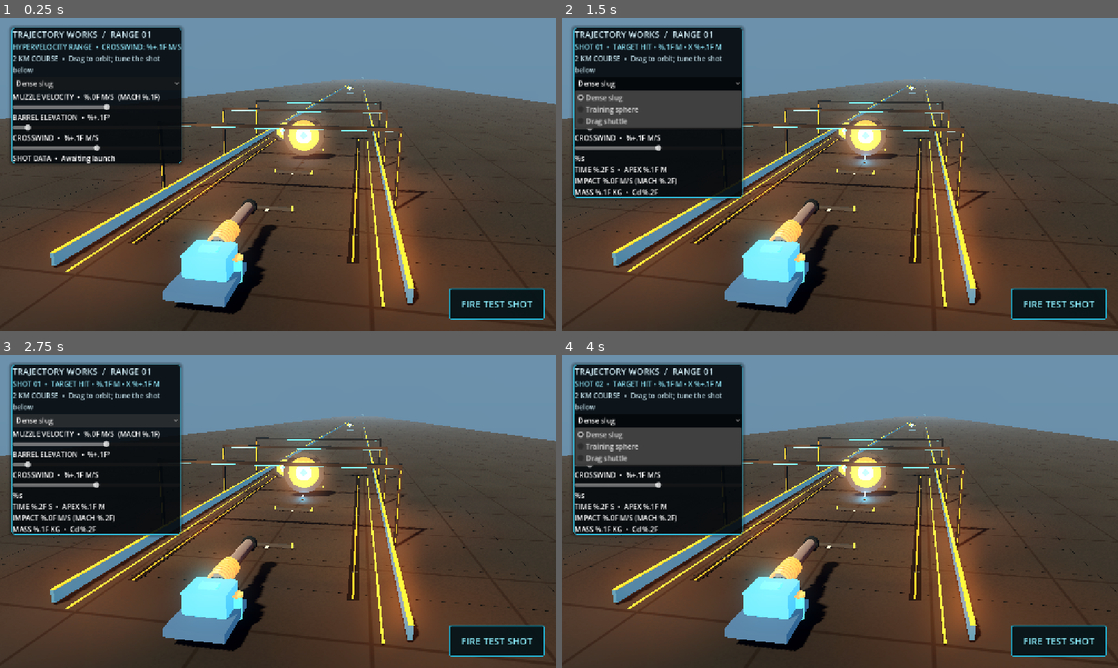
Above: before the commit, frames 1-4 (two rows, left to right).
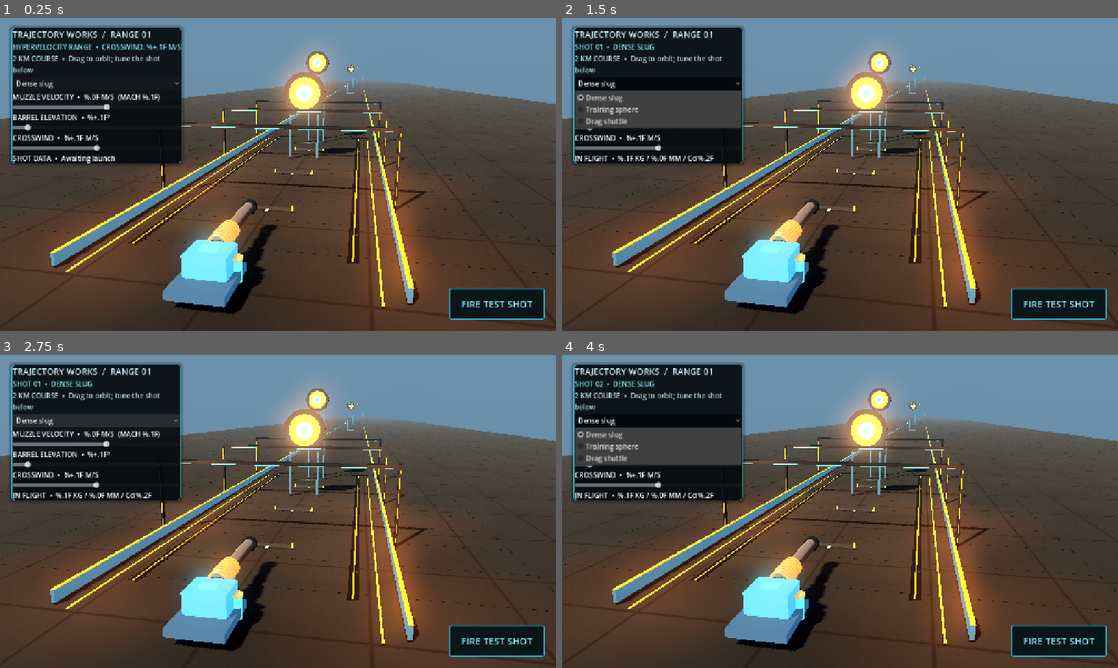
Above: after the commit, the same moments.

Repository: tpylman90-ctrl/Trajectory-Works
Game: Godot game, scene res://scenes/range.tscn
Two runs of this game, one before a commit and one after it. Both use one fixed random seed, a clock stepped at 60 frames per second and the inputs below.
Inputs:
- Up to frame 1 (0.25 s): no input
- Up to frame 2 (1.5 s): click "FIRE TEST SHOT" at 0.5 s; click "Dense slug" at 1.25 s
- Up to frame 3 (2.75 s): click "Dense slug" at 2 s
- Up to frame 4 (4 s): click "FIRE TEST SHOT" at 2.75 s; click "Dense slug" at 3.5 s

The runs differ from the first frame. In frame 1, 3.4% of the frame differs, in the area x 48-66%, y 9-48%; in frame 2, 7.3%; in frame 3, 7.3%; in frame 4, 7.3%, in the area x 2-66%, y 8-59%.

Commit message:
Raise target stations for adjustable-angle test shots

Diff:
--- a/scripts/range.gd
+++ b/scripts/range.gd
@@ -220,8 +220,8 @@
 		_add_box(self, Vector3(0.0, 0.12, -distance), Vector3(4.2, 0.24, 0.14), Color(0.12, 0.18, 0.22), 0.03, 0.7)
 		_add_box(self, Vector3(-1.95, 0.22, -distance), Vector3(0.12, 0.42, 0.18), Color(0.92, 0.55, 0.12), 0.02, 0.58)
 		_add_box(self, Vector3(1.95, 0.22, -distance), Vector3(0.12, 0.42, 0.18), Color(0.92, 0.55, 0.12), 0.02, 0.58)
-	_add_target(Vector3(0.0, 2.9, -32.0), 2.5)
-	_add_target(Vector3(-5.0, 1.6, -46.0), 1.7)
+	_add_target(Vector3(0.0, 8.0, -32.0), 2.5)
+	_add_target(Vector3(0.0, 12.0, -46.0), 1.7)
 	_add_box(self, Vector3(-8.0, 0.025, -24.0), Vector3(0.12, 0.05, 48.0), Color(0.96, 0.48, 0.10), 0.0, 0.7)
 	_add_box(self, Vector3(8.0, 0.025, -24.0), Vector3(0.12, 0.05, 48.0), Color(0.96, 0.48, 0.10), 0.0, 0.7)
 	# Extend the launch lane into a measured 2 km ballistic course.
@@ -248,10 +248,10 @@
 			_add_box(self, Vector3(side * 8.0, 9.98, -distance), Vector3(0.24, 0.06, 0.26), Color(1.0, 0.36, 0.12), 0.08, 0.36)
 		_add_box(self, Vector3(0.0, 10.02, -distance), Vector3(16.0, 0.16, 0.22), Color(0.12, 0.20, 0.24), 0.36, 0.5)
 		_add_box(self, Vector3(0.0, 10.12, -distance), Vector3(3.2, 0.035, 0.25), Color(0.12, 0.84, 0.98), 0.04, 0.28)
-	_add_target(Vector3(0.0, 3.1, -250.0), 2.5)
-	_add_target(Vector3(-4.8, 2.5, -650.0), 2.1)
-	_add_target(Vector3(4.5, 3.3, -1120.0), 1.8)
-	_add_target(Vector3(0.0, 2.6, -1880.0), 1.4)
+	_add_target(Vector3(0.0, 15.0, -250.0), 2.5)
+	_add_target(Vector3(0.0, 25.0, -650.0), 2.1)
+	_add_target(Vector3(0.0, 35.0, -1120.0), 1.8)
+	_add_target(Vector3(0.0, 45.0, -1880.0), 1.4)
 
 
 func _build_range_details() -> void:
@@ -526,7 +526,7 @@
 	projectile.linear_velocity = muzzle_forward * speed_slider.value
 	projectile.set_meta("design", design)
 	projectile.set_meta("wind_x", wind_slider.value)
-	active_shots[projectile.get_instance_id()] = {"body": projectile, "time": 0.0, "max_height": projectile.global_position.y, "origin": projectile.global_position, "design": design}
+	active_shots[projectile.get_instance_id()] = {"body": projectile, "number": shot_count, "time": 0.0, "max_height": projectile.global_position.y, "origin": projectile.global_position, "design": design}
 	analysis_label.text = "IN FLIGHT  •  %.1F KG / %.0F MM / Cd %.2F" % [design.mass, design.diameter * 1000.0, design.cd]
 	get_tree().create_timer(20.0).timeout.connect(func(): _remove_projectile(projectile))
 
@@ -581,7 +581,7 @@
 	var result := "IMPACT • %.1F M • X %+.1F M" % [-displacement.z, displacement.x]
 	if body.is_in_group("range_targets"):
 		result = "TARGET HIT • %.1F M • X %+.1F M" % [-displacement.z, displacement.x]
-	status_label.text = "SHOT %02d  •  %s" % [shot_count, result]
+	status_label.text = "SHOT %02d  •  %s" % [shot.number, result]
 	var impact_speed := projectile.linear_velocity.length()
 	analysis_label.text = "%s\nTIME %.2F S  •  APEX %.1F M\nIMPACT %.0F M/S (MACH %.2F)\nMASS %.1F KG  •  Cd %.2F" % [result, shot.time, shot.max_height, impact_speed, impact_speed / SEA_LEVEL_SOUND_SPEED, shot.design.mass, shot.design.cd]
 	active_shots.erase(shot_id)
@@ -616,6 +616,16 @@
 	target_body.add_child(hit_area)
 	target.add_child(target_body)
 	target.position = at
+	# Tall instrument stations stand on cross-braced towers, leaving the firing
+	# centerline open for low-angle shots to travel the full two-kilometre lane.
+	var support_half_width := radius * 0.68
+	var tower_bottom := maxf(0.0, at.y - radius)
+	for side in [-1.0, 1.0]:
+		var lower := Vector3(at.x + side * support_half_width, 0.15, at.z)
+		var upper := at + Vector3(side * support_half_width, -radius, 0.0)
+		_add_pipe(self, lower, upper, maxf(0.075, radius * 0.055), Color(0.10, 0.18, 0.23))
+	for brace_height in range(2, int(tower_bottom), 5):
+		_add_pipe(self, Vector3(at.x - support_half_width, float(brace_height), at.z), Vector3(at.x + support_half_width, float(brace_height), at.z), 0.045, Color(0.22, 0.31, 0.35))
 	var target_glow := OmniLight3D.new()
 	target_glow.position = at + Vector3(0.0, 0.0, 0.9)
 	target_glow.light_color = Color(0.16, 0.66, 0.88)
